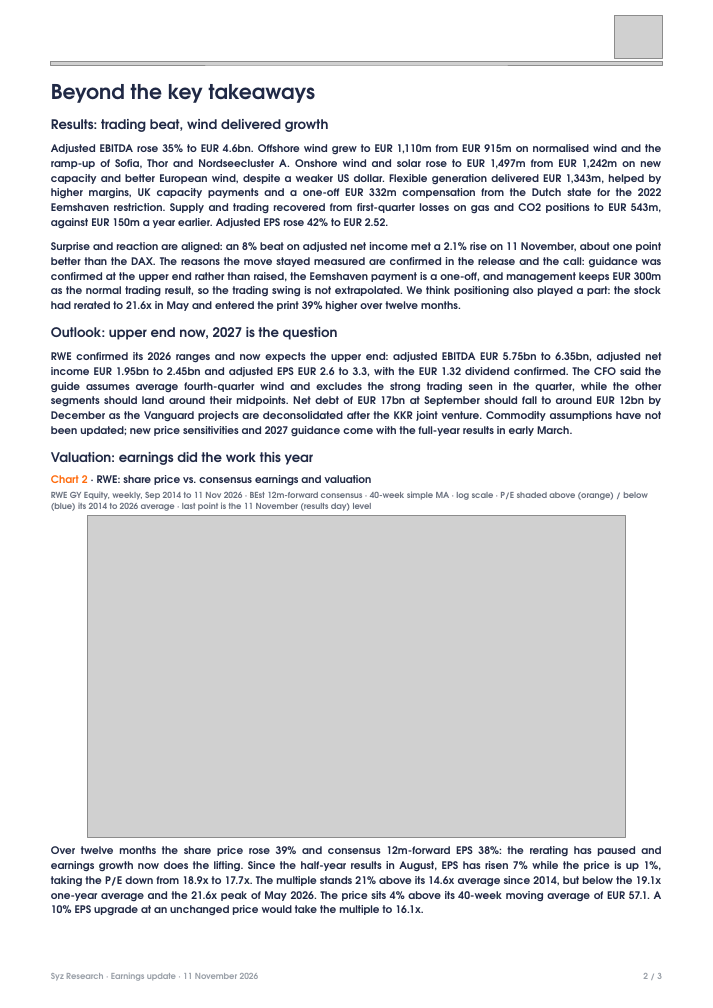
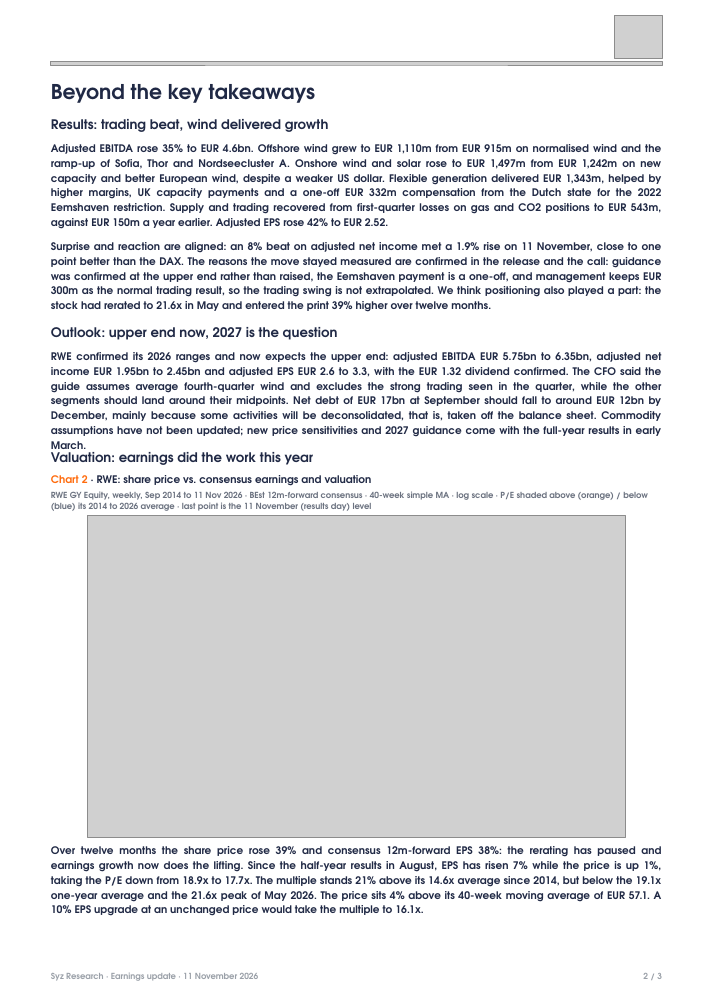
Before and after one commit to jb-db05/syz-earnings, a slide deck: slide 2 of reports/RWE_Q3_2026/Earnings_Update_RWE_Q32026.pptx. Drawn at 713x1008 pixels with LibreOffice and Linux fonts; fonts in the diff are those of the drawing; grey boxes stand for pictures. Boxes give left, top, right and bottom in pixels: in the first picture for what was removed or moved away, otherwise in the second. Text is boxed around its words. In the diff, an @@ line names an element or a change of style, - is before the commit and + after.

```diff
--- a/reports/RWE_Q3_2026/Earnings_Update_RWE_Q32026.pptx
+++ b/reports/RWE_Q3_2026/Earnings_Update_RWE_Q32026.pptx
@@ text at [51,242,662,312]: text changed @@
-Surprise and reaction are aligned: an 8% beat on adjusted net income met a 2.1% rise on 11 November, about one point better than the DAX. The reasons the move stayed measured are confirmed in the release and the call: guidance was confirmed at the upper end rather than raised, the Eemshaven payment is a one-off, and management keeps EUR 300m as the normal trading result, so the trading swing is not extrapolated. We think positioning also played a part: the stock had rerated to 21.6x in May and entered the print 39% higher over twelve months.
+Surprise and reaction are aligned: an 8% beat on adjusted net income met a 1.9% rise on 11 November, close to one point better than the DAX. The reasons the move stayed measured are confirmed in the release and the call: guidance was confirmed at the upper end rather than raised, the Eemshaven payment is a one-off, and management keeps EUR 300m as the normal trading result, so the trading swing is not extrapolated. We think positioning also played a part: the stock had rerated to 21.6x in May and entered the print 39% higher over twelve months.
@@ text at [51,352,662,437]: text changed @@
-RWE confirmed its 2026 ranges and now expects the upper end: adjusted EBITDA EUR 5.75bn to 6.35bn, adjusted net income EUR 1.95bn to 2.45bn and adjusted EPS EUR 2.6 to 3.3, with the EUR 1.32 dividend confirmed. The CFO said the guide assumes average fourth-quarter wind and excludes the strong trading seen in the quarter, while the other segments should land around their midpoints. Net debt of EUR 17bn at September should fall to around EUR 12bn by December as the Vanguard projects are deconsolidated after the KKR joint venture. Commodity assumptions have not been updated; new price sensitivities and 2027 guidance come with the full-year results in early March.
+RWE confirmed its 2026 ranges and now expects the upper end: adjusted EBITDA EUR 5.75bn to 6.35bn, adjusted net income EUR 1.95bn to 2.45bn and adjusted EPS EUR 2.6 to 3.3, with the EUR 1.32 dividend confirmed. The CFO said the guide assumes average fourth-quarter wind and excludes the strong trading seen in the quarter, while the other segments should land around their midpoints. Net debt of EUR 17bn at September should fall to around EUR 12bn by December, mainly because some activities will be deconsolidated, that is, taken off the balance sheet. Commodity assumptions have not been updated; new price sensitivities and 2027 guidance come with the full-year results in early March.
```
Also in this commit, not shown: 1 other slide changed, 5 other files.
